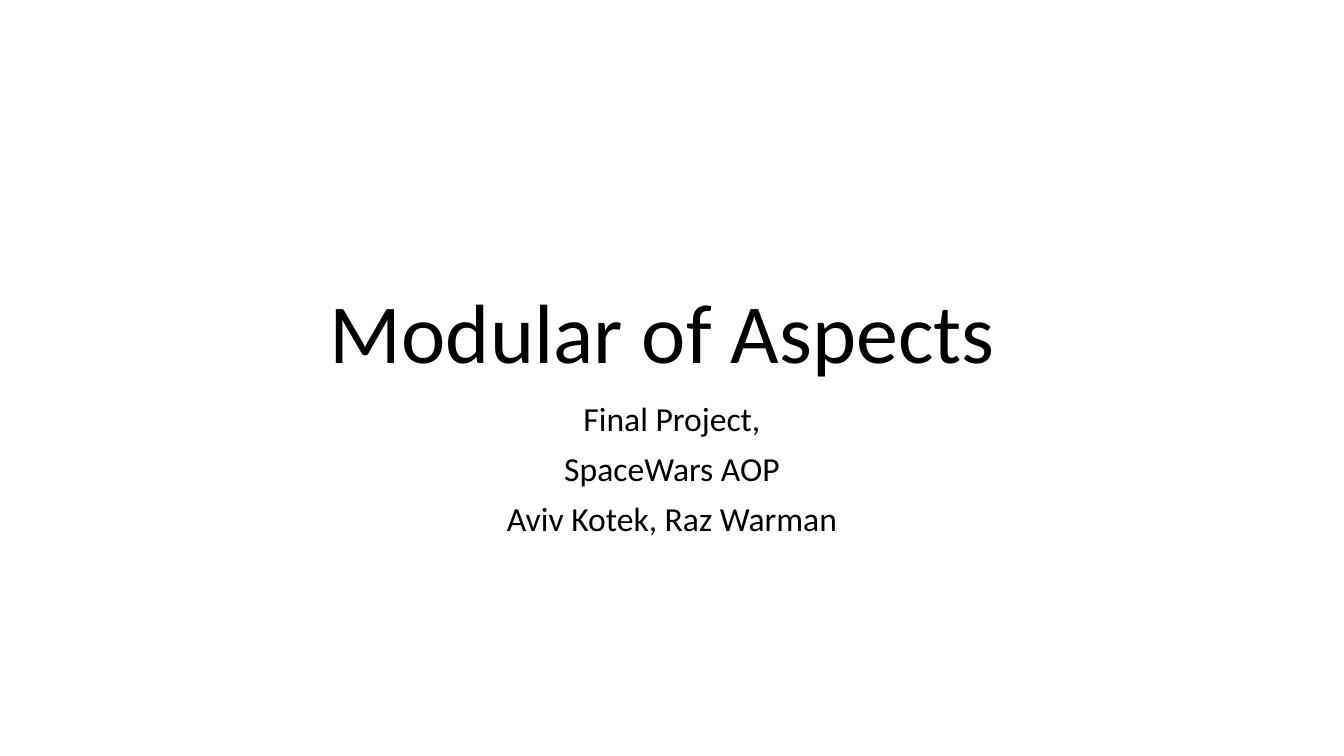
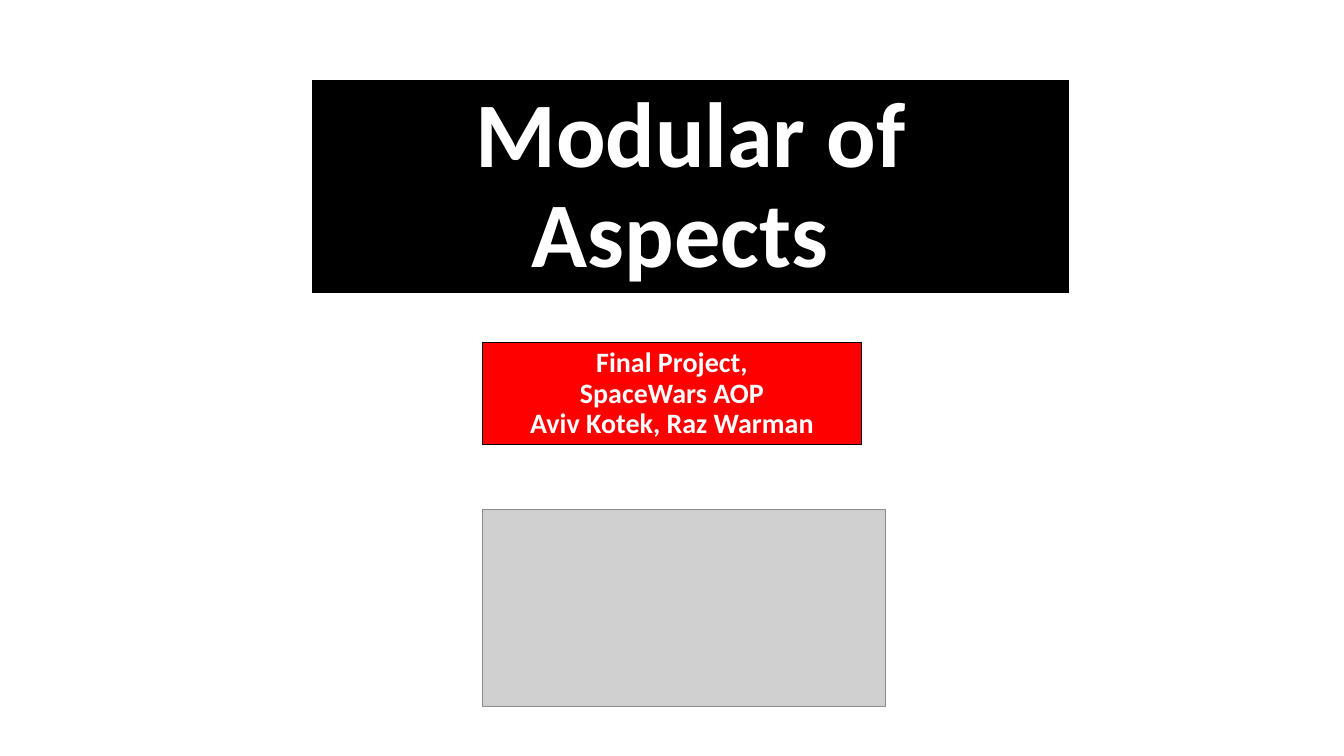
Before and after one commit to akotek/AOP, a slide deck: slide 1 of src/Final Project Presentation.pptx. Drawn at 1344x756 pixels with LibreOffice and Linux fonts; fonts in the diff are those of the drawing; grey boxes stand for pictures. Boxes give left, top, right and bottom in pixels: in the first picture for what was removed or moved away, otherwise in the second. Text is boxed around its words. In the diff, an @@ line names an element or a change of style, - is before the commit and + after.

Commit message:
Logging aspects implementation

```diff
--- a/src/Final Project Presentation.pptx
+++ b/src/Final Project Presentation.pptx
@@ title "Modular of Aspects": place and size @@
-title "Modular of Aspects" at (330,304,995,377)
+title "Modular of Aspects" at (313,81,1070,292)
@@ title "Modular of Aspects" at (313,81,1070,292): size 60 to 66 pt, text colour #000000 to #FFFFFF, bold on; fill none to #000000; outline none to #000000 0.75 pt @@
@@ subtitle "Final Project,": place and size @@
-subtitle "Final Project," at (507,407,837,535)
+subtitle "Final Project," at (483,343,862,445)
@@ subtitle "Final Project," at (483,343,862,445): size 24 to 20 pt, text colour #000000 to #FFFFFF, bold on; less space between paragraphs; vertical alignment top to bottom; fill none to #FF0000; outline none to #000000 0.75 pt @@
@@ picture added at (483,509,886,706) @@
```
Also in this commit, not shown: 8 other slides changed, 10 slides added, 1 slide removed, 17 other files.
